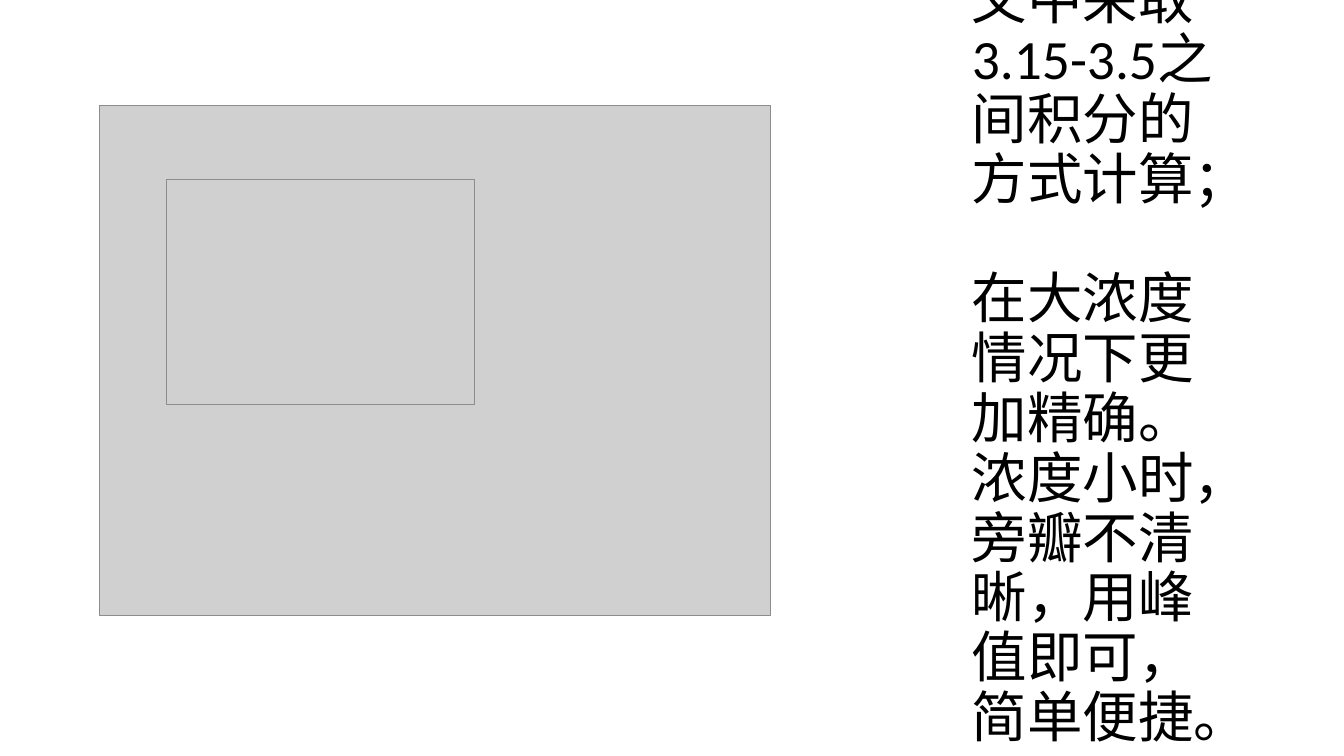
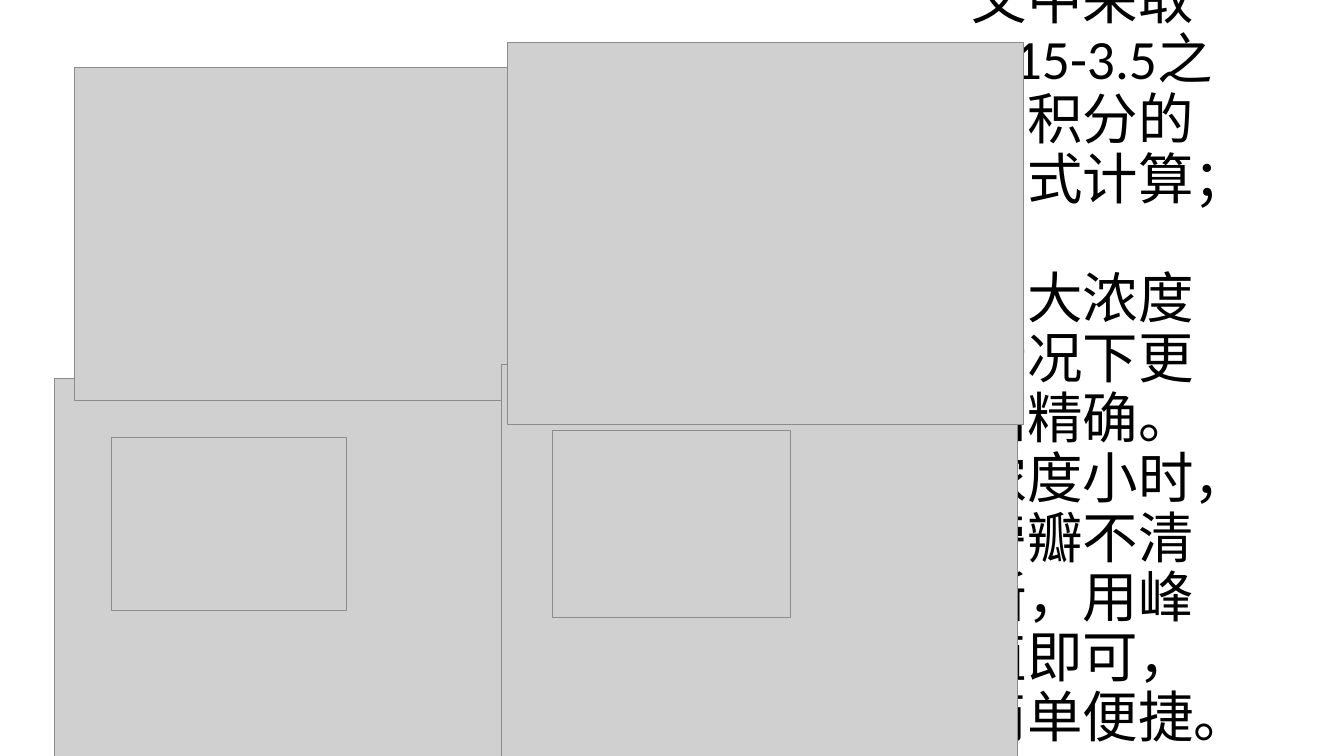
Before and after one commit to alwee021/CV, a slide deck: slide 7 of 毕业论文/论文用图.pptx (slide 2 before the commit). Drawn at 1344x756 pixels with LibreOffice and Linux fonts; fonts in the diff are those of the drawing; grey boxes stand for pictures. Boxes give left, top, right and bottom in pixels: in the first picture for what was removed or moved away, otherwise in the second. Text is boxed around its words. In the diff, an @@ line names an element or a change of style, - is before the commit and + after.

```diff
--- a/毕业论文/论文用图.pptx
+++ b/毕业论文/论文用图.pptx
@@ picture added at [508,43,1024,425] @@
@@ picture added at [75,68,560,401] @@
@@ picture: place and size @@
-picture at [100,106,771,615]
+picture at [54,378,571,756]
@@ picture added at [502,365,1018,756] @@
@@ picture: place and size @@
-picture at [166,179,475,404]
+picture at [112,438,347,611]
@@ picture added at [553,431,790,618] @@
```
Also in this commit, not shown: 1 other slide changed, 8 slides added, 2 slides removed, 21 other files.
